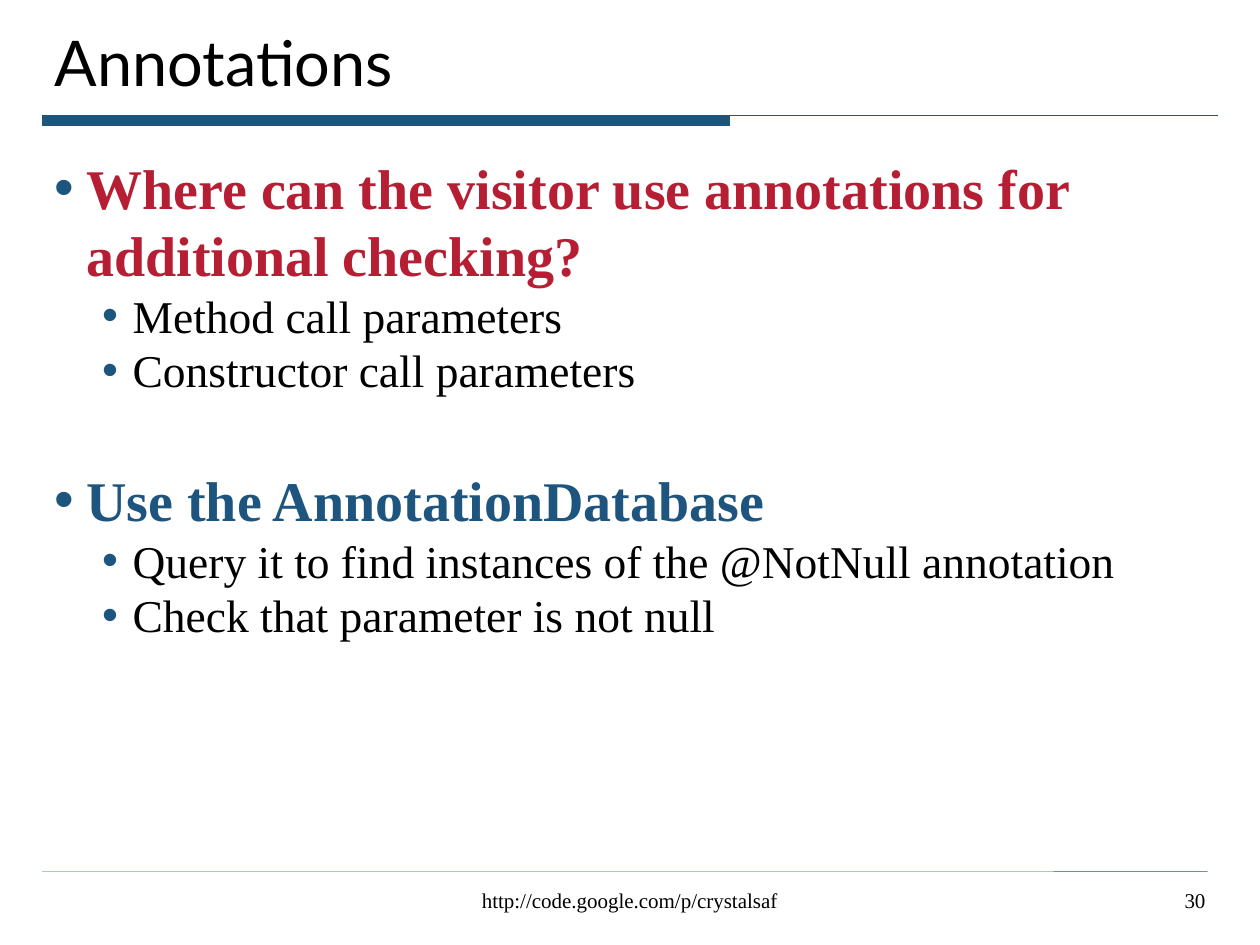
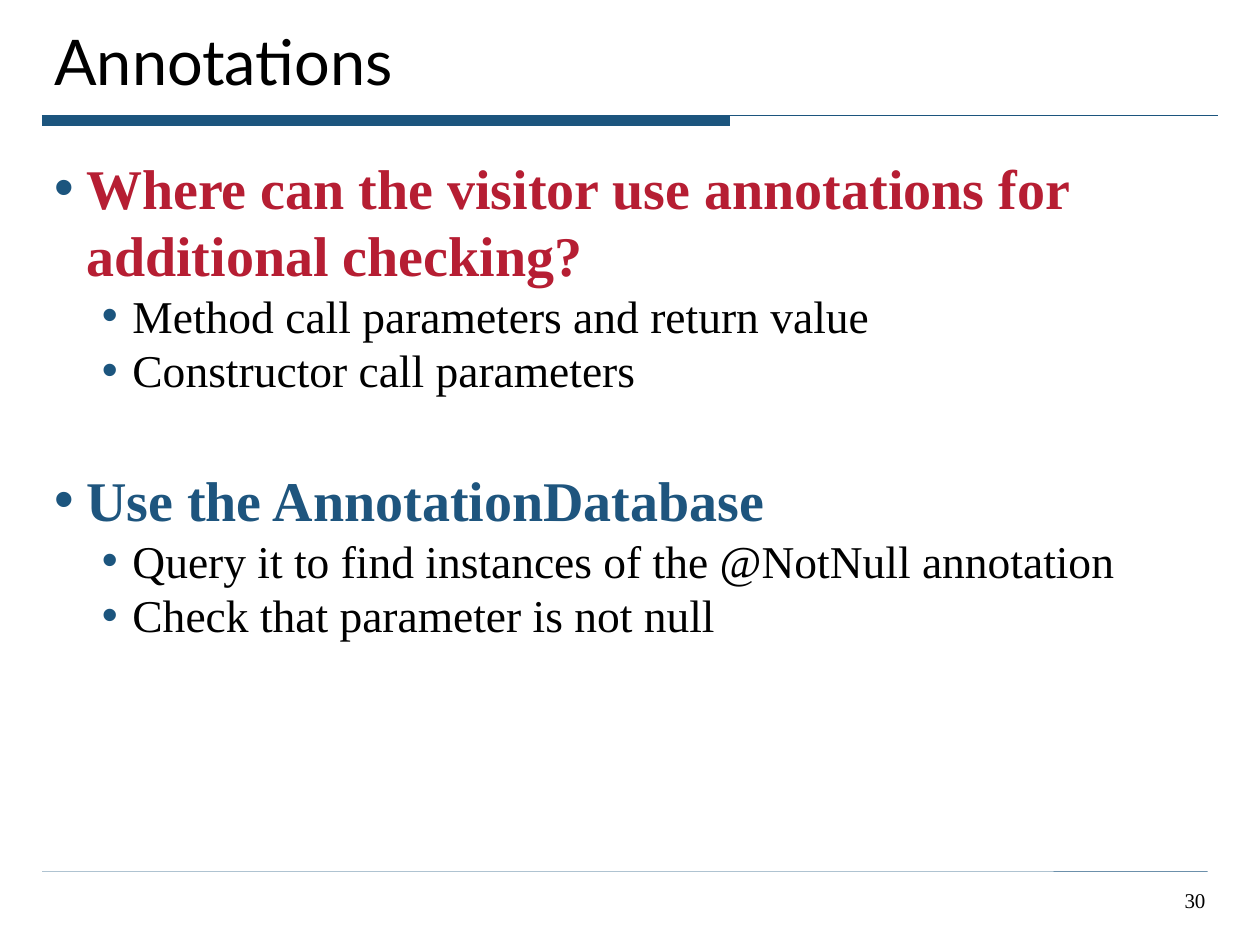
Before and after one commit to ciera/crystalsaf, a slide deck: slide 30 of TutorialExamples/CrystalTutorial.ppt. Drawn at 1260x945 pixels with LibreOffice and Linux fonts; fonts in the diff are those of the drawing. Boxes give left, top, right and bottom in pixels: in the first picture for what was removed or moved away, otherwise in the second. Text is boxed around its words. In the diff, an @@ line names an element or a change of style, - is before the commit and + after.

```diff
--- a/TutorialExamples/CrystalTutorial.ppt
+++ b/TutorialExamples/CrystalTutorial.ppt
@@ text at box(132, 301, 868, 342): text changed @@
-  • Method call parameters
+  • Method call parameters and return value
@@ text removed at box(482, 893, 778, 913) @@
-http://code.google.com/p/crystalsaf
```
Also in this commit, not shown: 35 other slides changed, 2 slides added.
